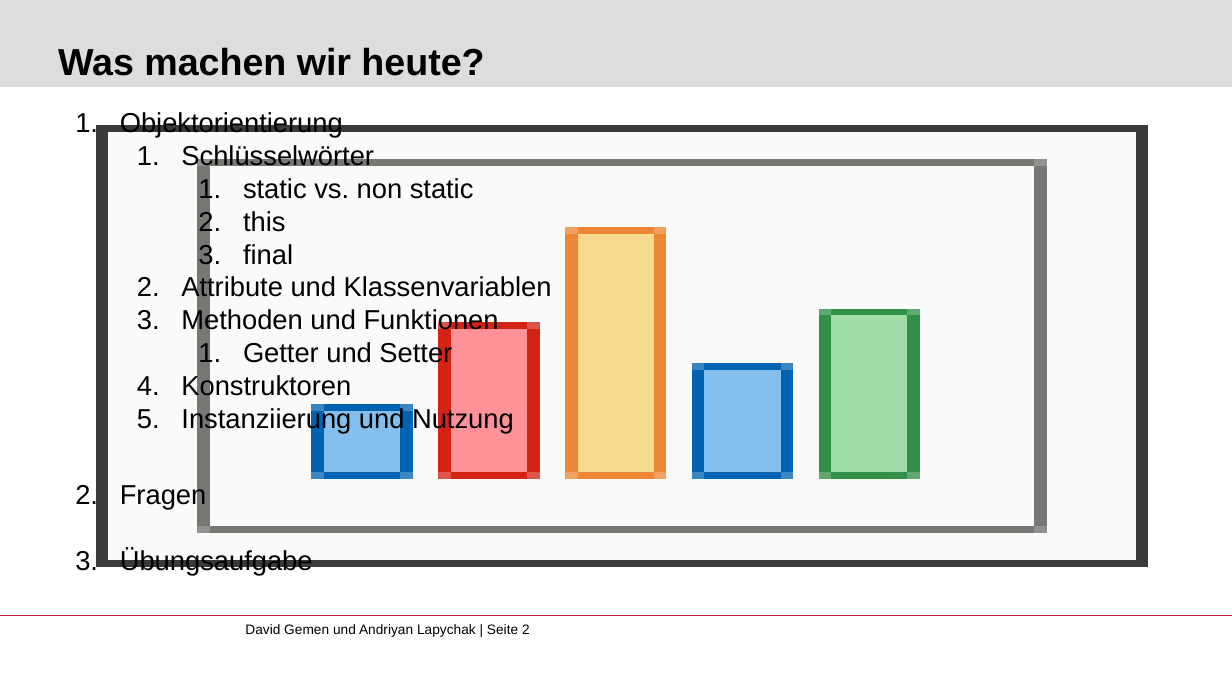
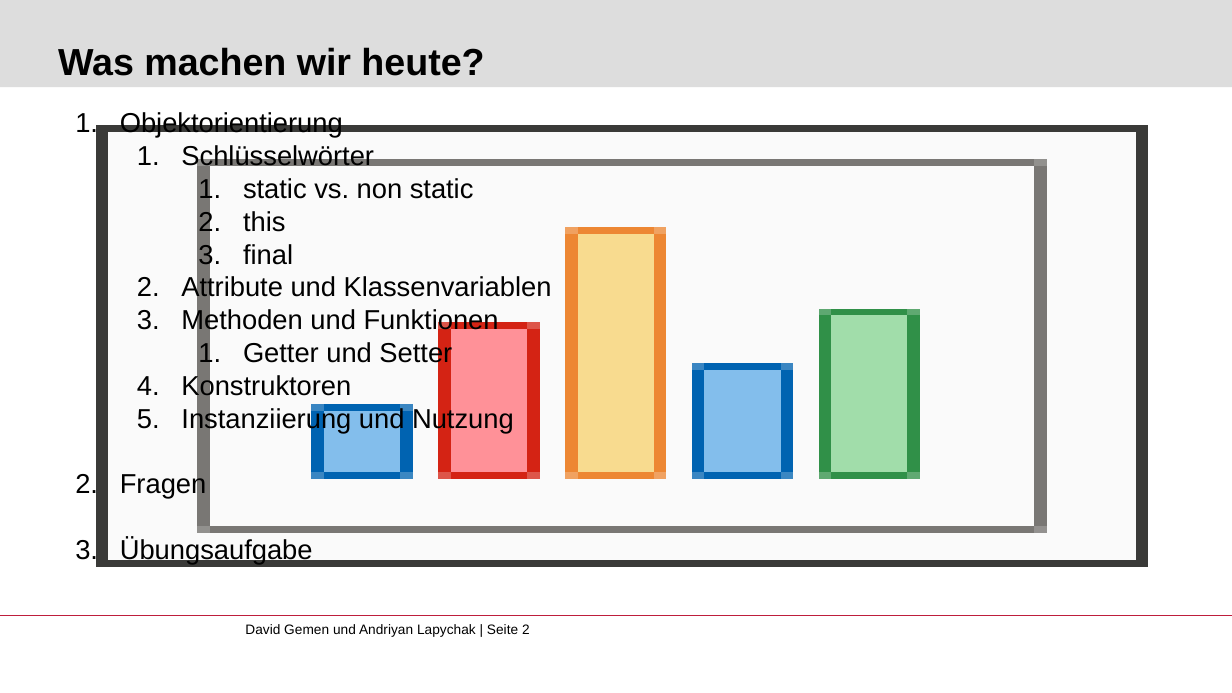
Before and after one commit to gemdav/Programmieren-1-Tutorium, a slide deck: slide 2 of slides/05_object_orientation.pptx. Drawn at 1232x693 pixels with LibreOffice and Linux fonts; fonts in the diff are those of the drawing; background and template pictures are left out. Boxes give left, top, right and bottom in pixels: in the first picture for what was removed or moved away, otherwise in the second. Text is boxed around its words. In the diff, an @@ line names an element or a change of style, - is before the commit and + after.

```diff
--- a/slides/05_object_orientation.pptx
+++ b/slides/05_object_orientation.pptx
@@ text at (x1=120, y1=472, x2=206, y2=499): less space between paragraphs @@
```
Also in this commit, not shown: 6 other slides changed, 1 slide added, 2 other files.
